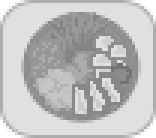
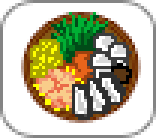
Layered file, before and after one edit (156x138). Changes by layer:
added layer "Слой 1 (копия)" above "Слой 1" over [30, 12, 132, 120]
